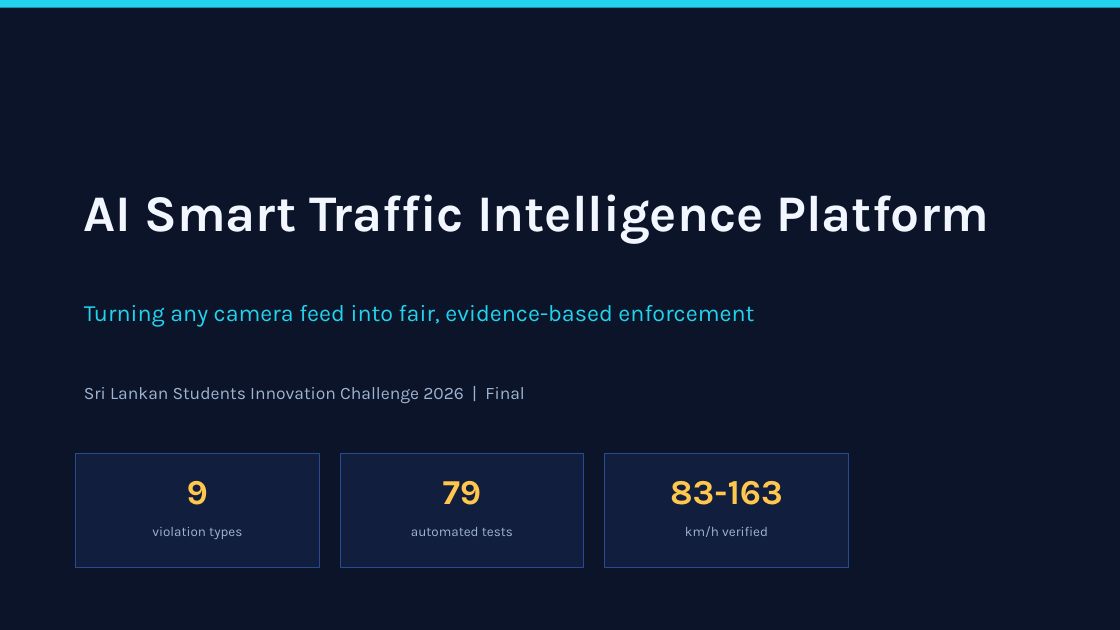
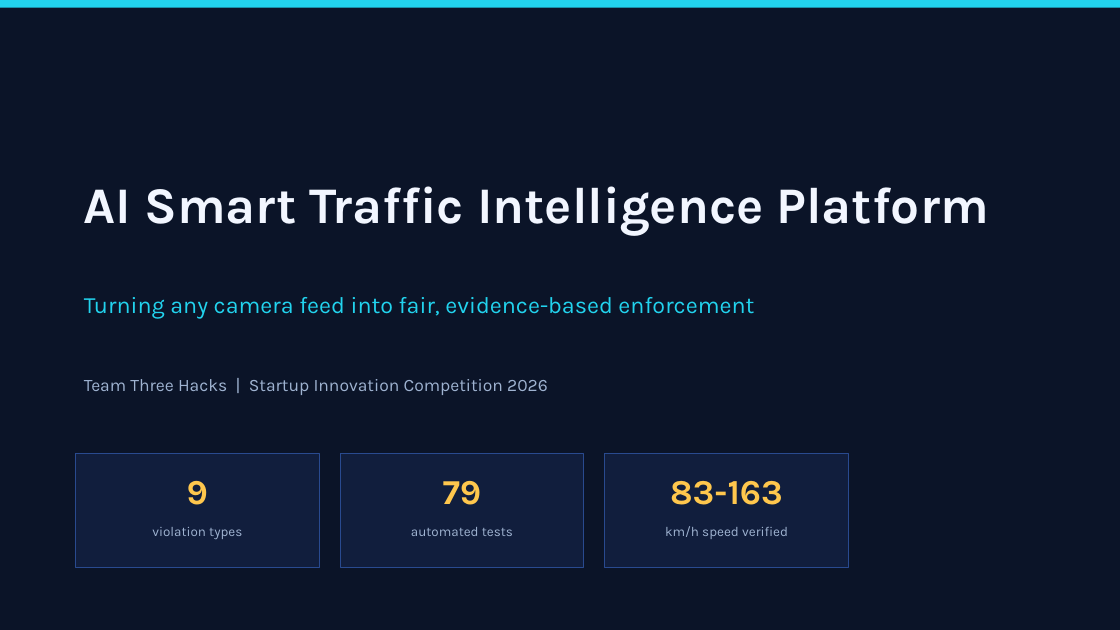
Before and after one commit to Jeba-Jebarsan/AI-SMART-TRAFFIC-INTELLIGENCE, a slide deck: slide 1 of docs/PRESENTATION.pptx. Drawn at 1120x630 pixels with LibreOffice and Linux fonts; fonts in the diff are those of the drawing. Boxes give left, top, right and bottom in pixels: in the first picture for what was removed or moved away, otherwise in the second. Text is boxed around its words. In the diff, an @@ line names an element or a change of style, - is before the commit and + after.

```diff
--- a/docs/PRESENTATION.pptx
+++ b/docs/PRESENTATION.pptx
@@ text "AI Smart Traffic Intelligence Platform": place and size @@
-text "AI Smart Traffic Intelligence Platform" at (84, 194, 988, 244)
+text "AI Smart Traffic Intelligence Platform" at (84, 186, 988, 236)
@@ text "Turning any camera feed into ...": place and size @@
-text "Turning any camera feed into ..." at (84, 305, 754, 326)
+text "Turning any camera feed into ..." at (84, 297, 754, 318)
@@ text at (84, 379, 548, 395): text changed @@
-Sri Lankan Students Innovation Challenge 2026 | Final
+Team Three Hacks | Startup Innovation Competition 2026
@@ text at (665, 526, 788, 539): text changed @@
-km/h verified
+km/h speed verified
```
Also in this commit, not shown: 10 other slides changed, 6 slides added, 1 slide removed, 5 other files.
